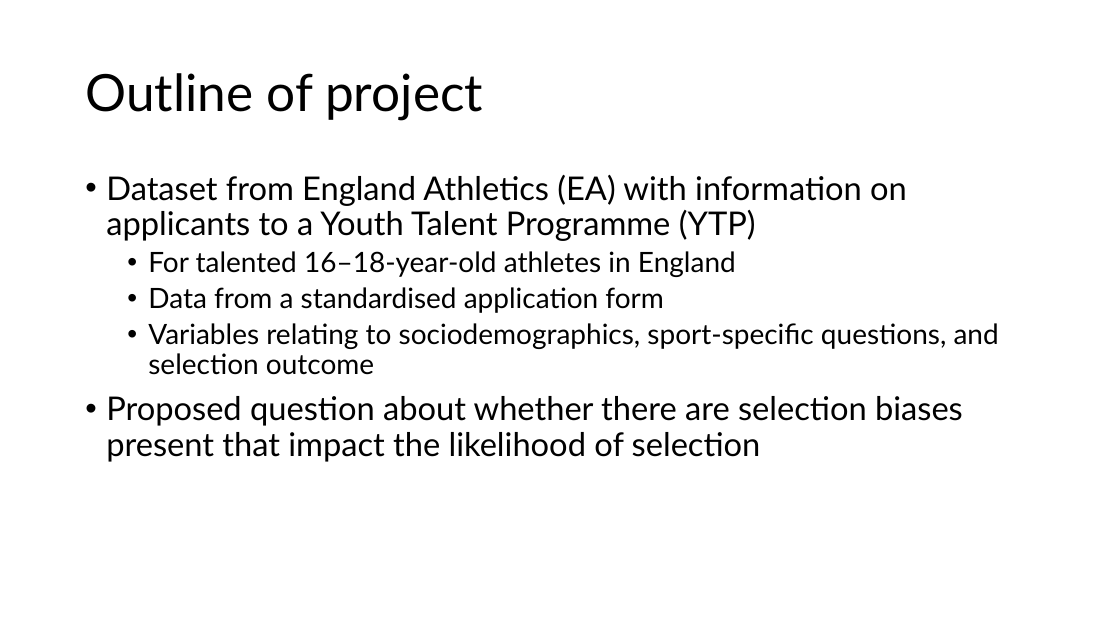
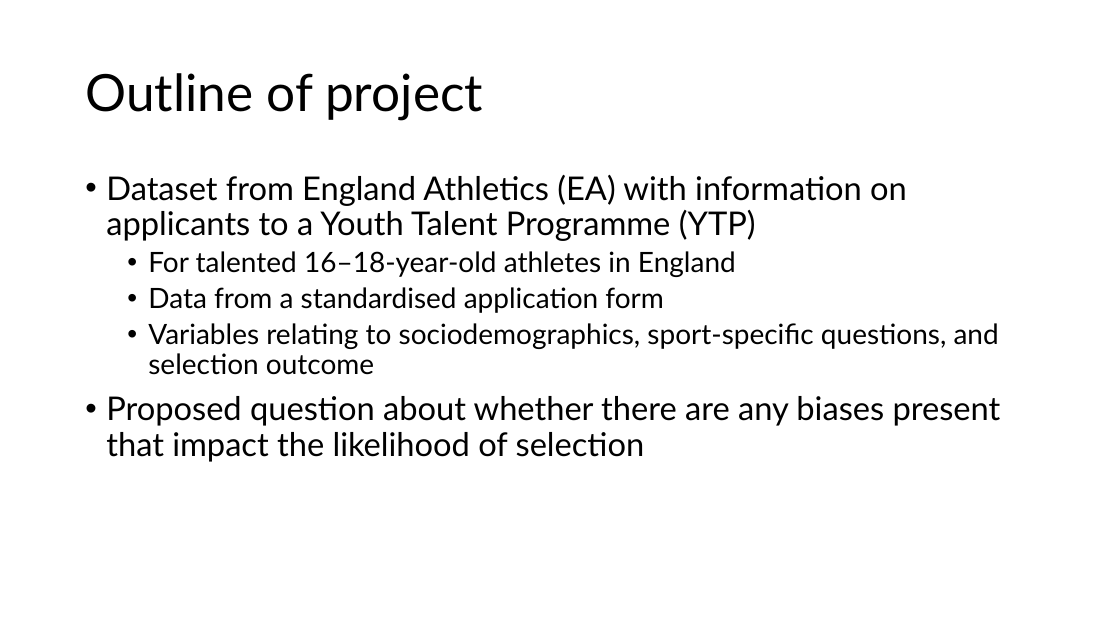
Before and after one commit to LizMarsh900/MTHM504, a slide deck: slide 2 of midpoint_slides.pptx. Drawn at 1120x630 pixels with LibreOffice and Linux fonts; fonts in the diff are those of the drawing. Boxes give left, top, right and bottom in pixels: in the first picture for what was removed or moved away, otherwise in the second. Text is boxed around its words. In the diff, an @@ line names an element or a change of style, - is before the commit and + after.

```diff
--- a/midpoint_slides.pptx
+++ b/midpoint_slides.pptx
@@ text at [106,396,1001,462]: text changed @@
-• Proposed question about whether there are selection biases present that impact the likelihood of selection
+• Proposed question about whether there are any biases present that impact the likelihood of selection
```
Also in this commit, not shown: 2 other slides changed, 1 slide added, 1 slide removed.
